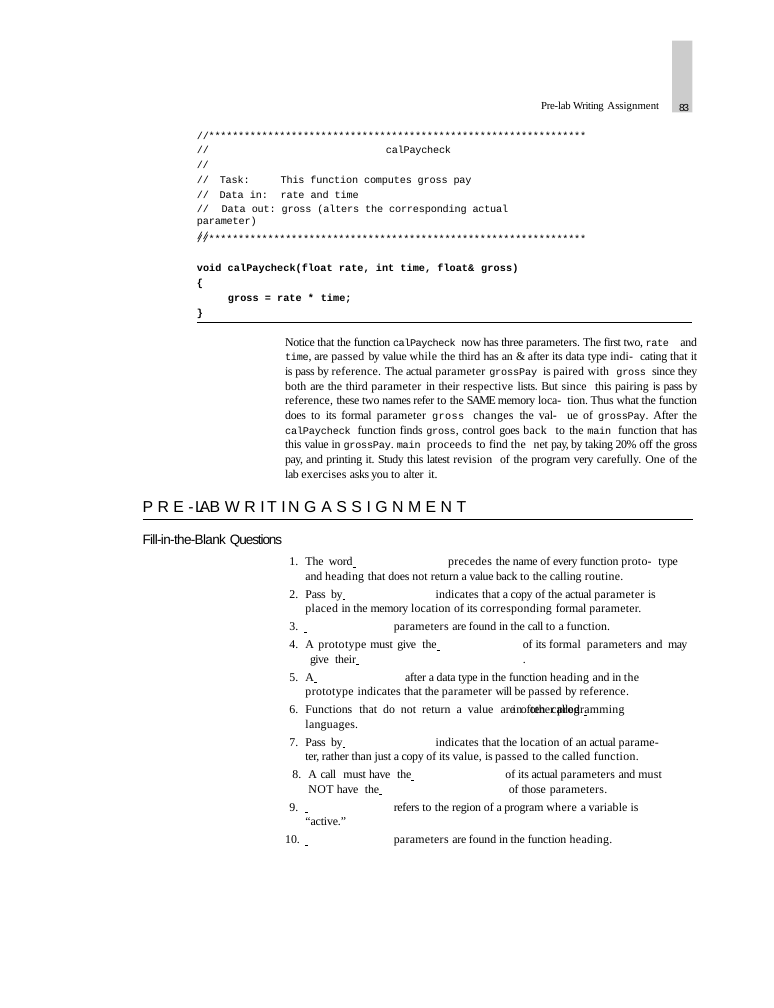
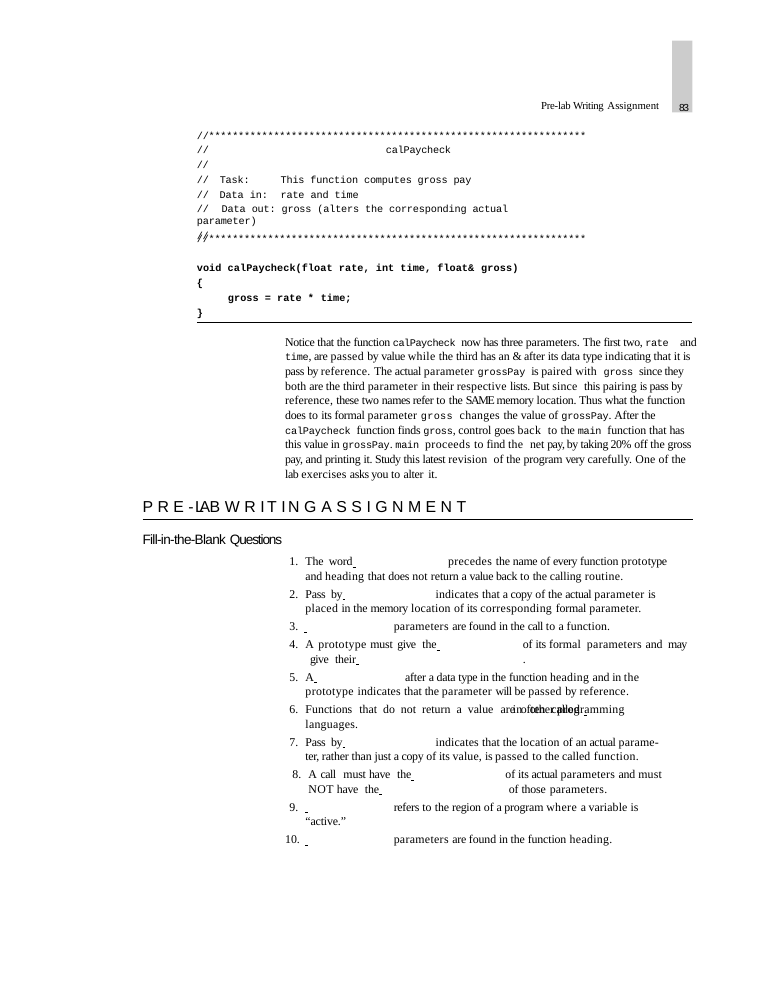
Before and after one commit to gangryunguh/cop3014-lab06-function-a, a slide deck: slide 9 of lab06-a.pptx. Drawn at 774x1008 pixels with LibreOffice and Linux fonts; fonts in the diff are those of the drawing. Boxes give left, top, right and bottom in pixels: in the first picture for what was removed or moved away, otherwise in the second. Text is boxed around its words. In the diff, an @@ line names an element or a change of style, - is before the commit and + after.

```diff
--- a/lab06-a.pptx
+++ b/lab06-a.pptx
@@ text at <box>285,337,697,481</box>: text changed @@
-Notice that the function calPaycheck now has three parameters. The first two, rate and time, are passed by value while the third has an & after its data type indi- cating that it is pass by reference. The actual parameter grossPay is paired with gross since they both are the third parameter in their respective lists. But since this pairing is pass by reference, these two names refer to the SAME memory loca- tion. Thus what the function does to its formal parameter gross changes the val- ue of grossPay. After the calPaycheck function finds gross, control goes back to the main function that has this value in grossPay. main proceeds to find the net pay, by taking 20% off the gross pay, and printing it. Study this latest revision of the program very carefully. One of the lab exercises asks you to alter it.
+Notice that the function calPaycheck now has three parameters. The first two, rate and time, are passed by value while the third has an & after its data type indicating that it is pass by reference. The actual parameter grossPay is paired with gross since they both are the third parameter in their respective lists. But since this pairing is pass by reference, these two names refer to the SAME memory location. Thus what the function does to its formal parameter gross changes the value of grossPay. After the calPaycheck function finds gross, control goes back to the main function that has this value in grossPay. main proceeds to find the net pay, by taking 20% off the gross pay, and printing it. Study this latest revision of the program very carefully. One of the lab exercises asks you to alter it.
@@ text at <box>305,556,667,583</box>: text changed @@
-1. The word precedes the name of every function proto- type and heading that does not return a value back to the calling routine.
+1. The word precedes the name of every function prototype and heading that does not return a value back to the calling routine.
```
Also in this commit, not shown: 7 other slides changed.
